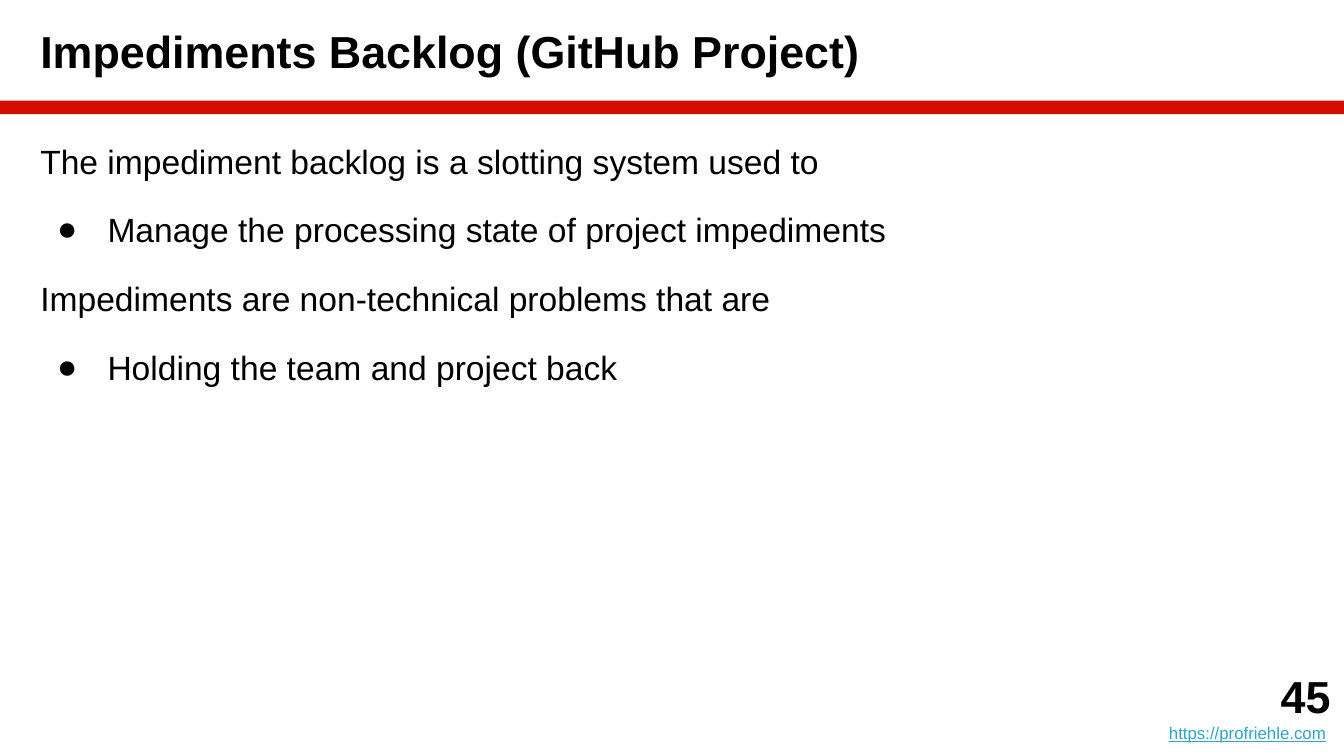
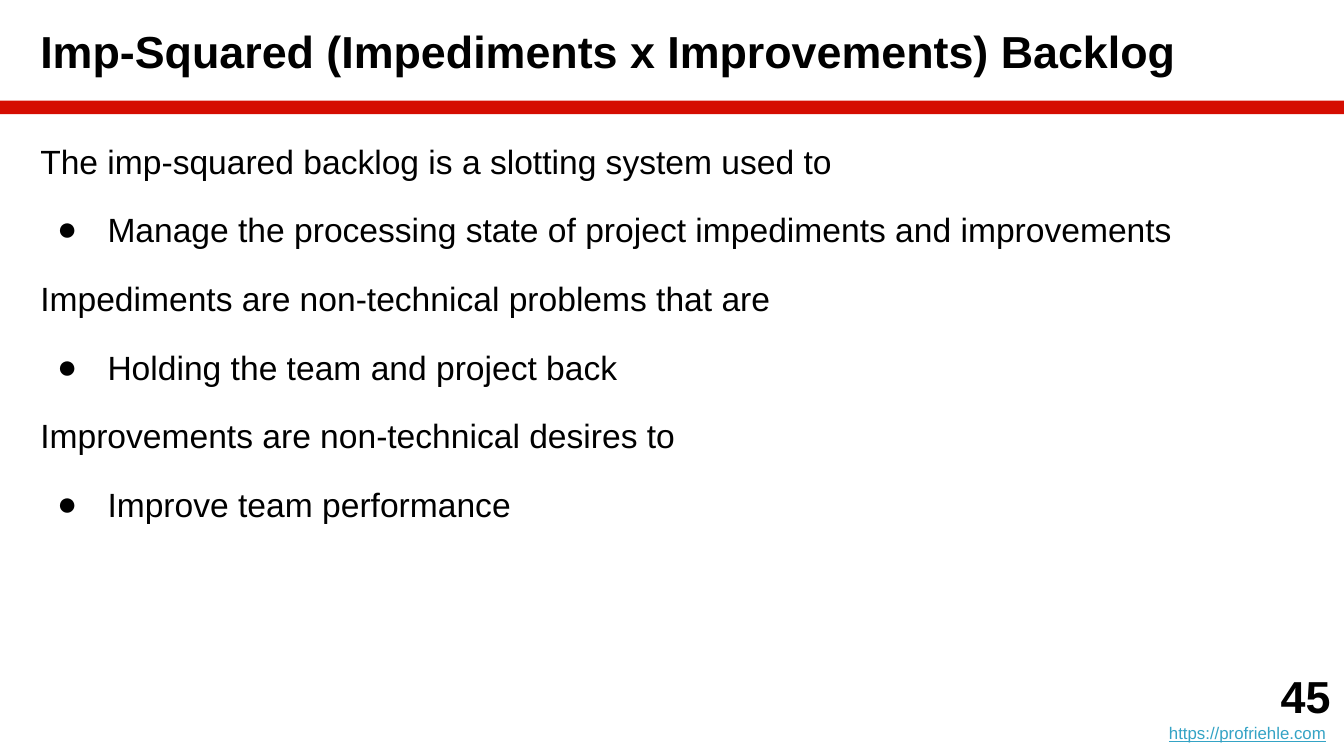
Before and after one commit to dirkriehle/amos-course, a slide deck: slide 45 of Lecture slides/AMOS B01 - Team and Tools.pptx. Drawn at 1344x756 pixels with LibreOffice and Linux fonts; fonts in the diff are those of the drawing. Boxes give left, top, right and bottom in pixels: in the first picture for what was removed or moved away, otherwise in the second. Text is boxed around its words. In the diff, an @@ line names an element or a change of style, - is before the commit and + after.

```diff
--- a/Lecture slides/AMOS B01 - Team and Tools.pptx
+++ b/Lecture slides/AMOS B01 - Team and Tools.pptx
@@ title at (40, 35, 1175, 77): text changed @@
-Impediments Backlog (GitHub Project)
+Imp-Squared (Impediments x Improvements) Backlog
@@ text at (40, 149, 1172, 248): text changed @@
-The impediment backlog is a slotting system used to
-● Manage the processing state of project impediments
+The imp-squared backlog is a slotting system used to
+● Manage the processing state of project impediments and improvements
@@ text at (40, 423, 675, 523): paragraphs added @@
+Improvements are non-technical desires to
+● Improve team performance
```
Also in this commit, not shown: 19 other slides changed, 5 other files.
